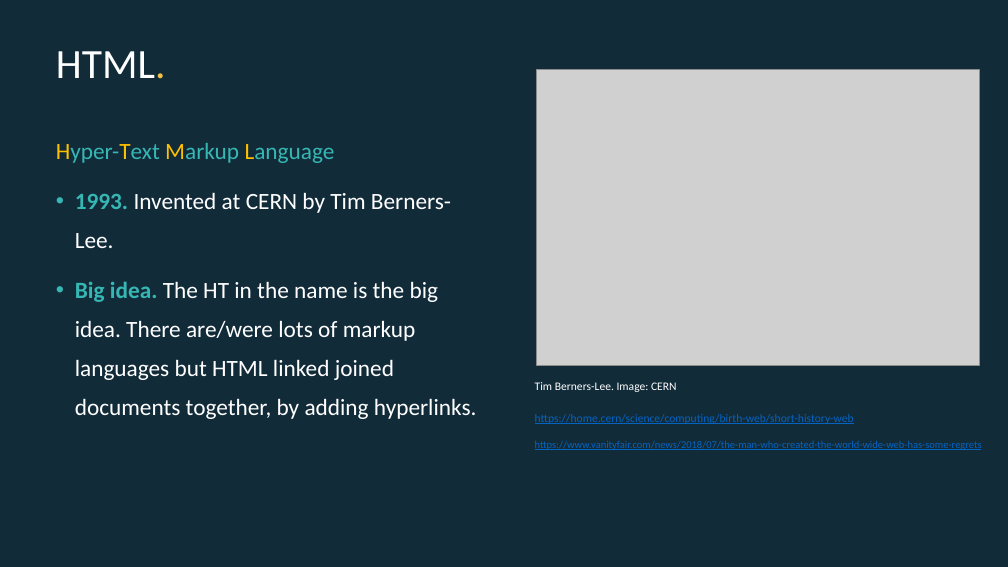
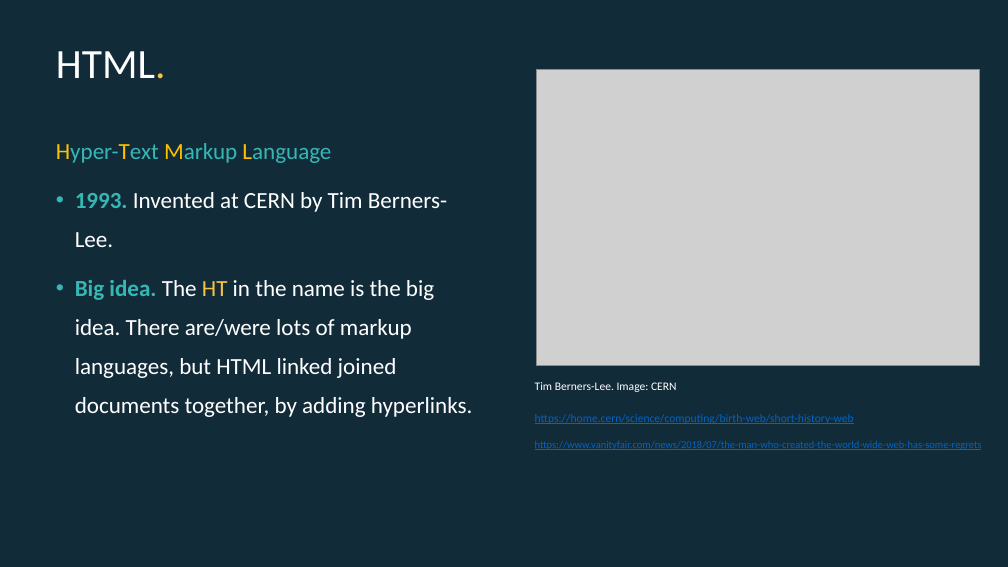
Before and after one commit to EconomicsObservatory/courses, a slide deck: slide 6 of 2/s2_Building_your_first_website.pptx. Drawn at 1008x567 pixels with LibreOffice and Linux fonts; fonts in the diff are those of the drawing; grey boxes stand for pictures. Boxes give left, top, right and bottom in pixels: in the first picture for what was removed or moved away, otherwise in the second. Text is boxed around its words. In the diff, an @@ line names an element or a change of style, - is before the commit and + after.

Commit message:
new CM slides

```diff
--- a/2/s2_Building_your_first_website.pptx
+++ b/2/s2_Building_your_first_website.pptx
@@ text at (56,143,447,247): size 22.2 to 22 pt in "Hyper-Text Markup Language", "1993. Invented at CERN by Tim Berners-Lee." @@
@@ text at (75,280,473,417): text changed; size 22.2 to 22 pt @@
-• Big idea. The HT in the name is the big idea. There are/were lots of markup languages but HTML linked joined documents together, by adding hyperlinks.
+• Big idea. The HT in the name is the big idea. There are/were lots of markup languages, but HTML linked joined documents together, by adding hyperlinks.
```
Also in this commit, not shown: 5 other slides changed, 1 slide added, 1 other file.
